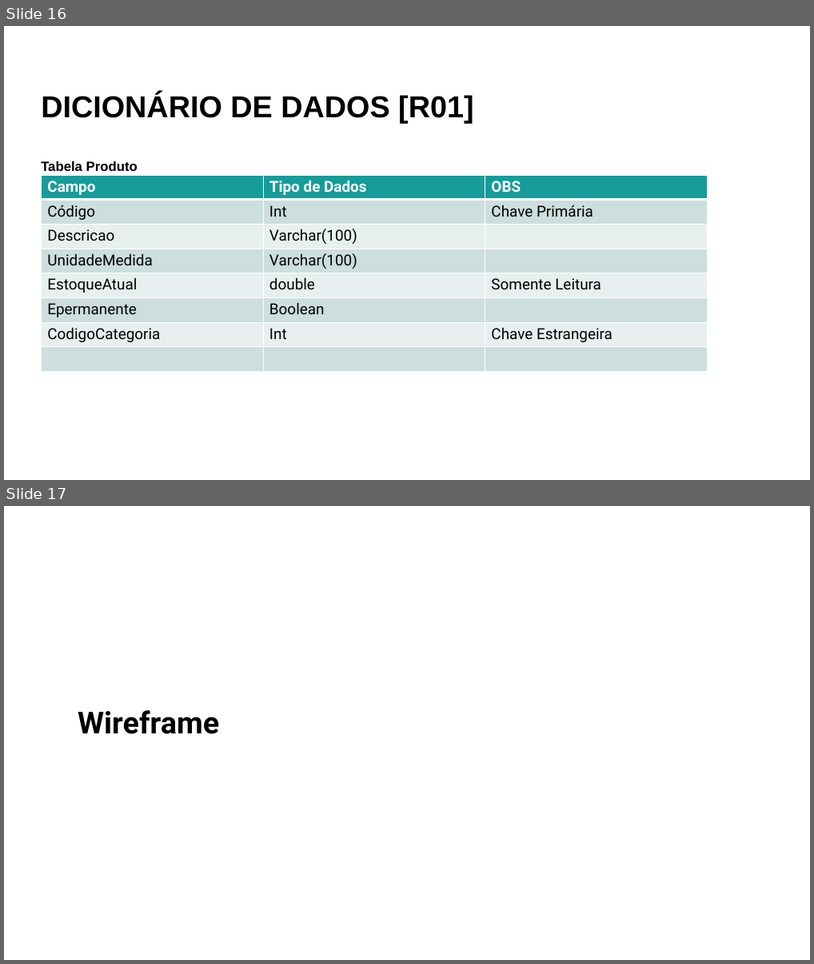
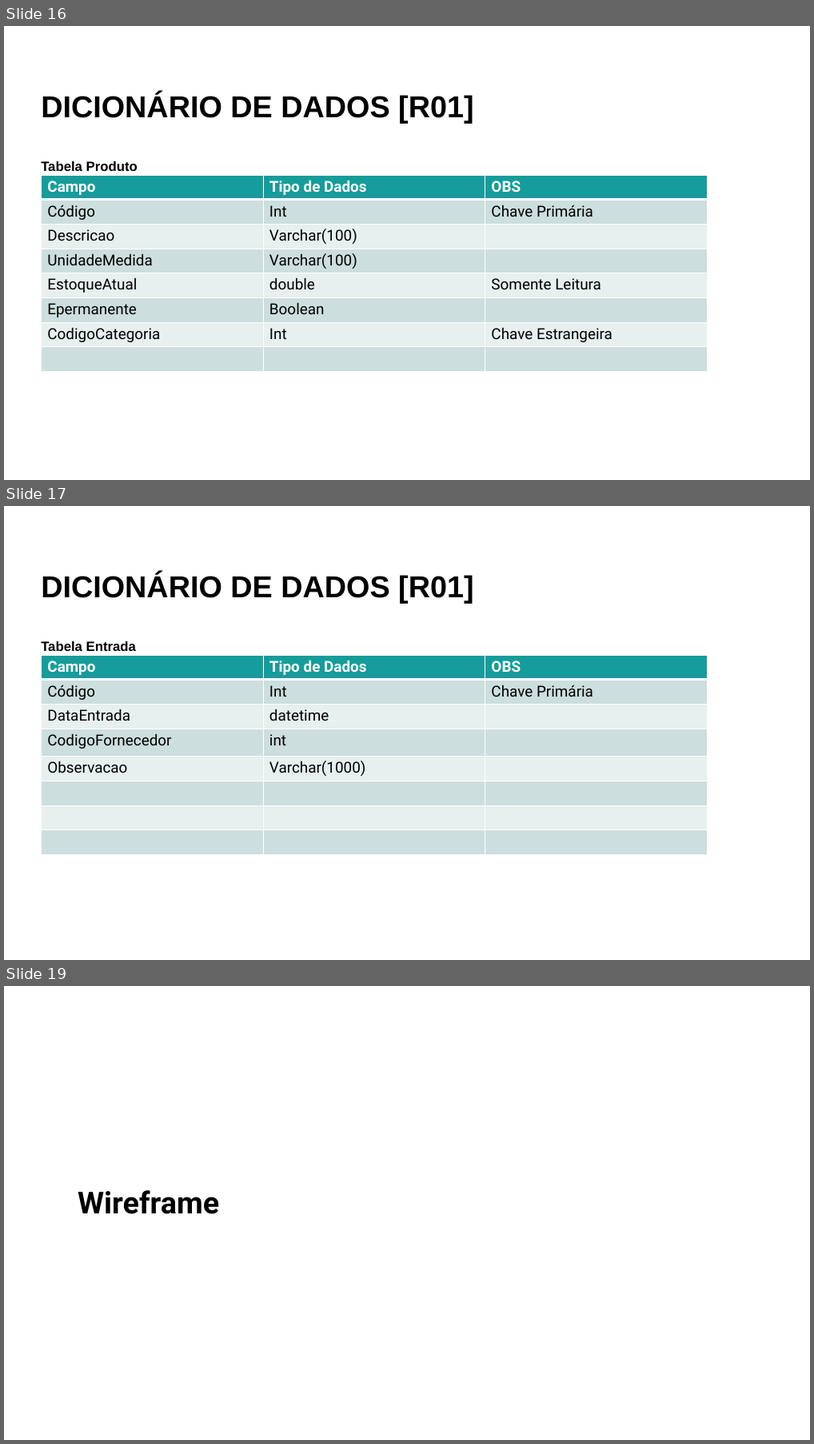
Before and after one commit to soolth/alomoxarifadoafrodite, a slide deck: Documentacao/ModelagemSistema_TemplateInicial.pptx. Shown one above the other, each under a label of ours: slides 16 and 17 before the commit, slides 16, 17 and 19 after it; the slides between them are not shown. The pictures are 814x964 and 814x1444 pixels, drawn with LibreOffice and Linux fonts; fonts in the diff are those of the drawing. Boxes give left, top, right and bottom in pixels: in the first picture for what was removed or moved away, otherwise in the second. Text is boxed around its words. In the diff, an @@ line names an element or a change of style, - is before the commit and + after.

```diff
--- a/Documentacao/ModelagemSistema_TemplateInicial.pptx
+++ b/Documentacao/ModelagemSistema_TemplateInicial.pptx
@@ slide 17 added at box(4, 506, 810, 960), background #FFFFFF @@
@@ title added at box(41, 573, 474, 603), 36 pt, text #000000, bold @@
+DICIONÁRIO DE DADOS [R01]
@@ text added at box(41, 641, 136, 651), 16 pt, text #000000, bold @@
+Tabela Entrada
@@ table added at box(42, 655, 707, 855), 8 rows, 3 columns @@
+Campo | Tipo de Dados | OBS
+Código | Int | Chave Primária
+DataEntrada | datetime | 
+CodigoFornecedor | int | 
+Observacao | Varchar(1000) | 
+ |  | 
+ |  | 
+ |  | 
@@ what was slide 17 is now slide 19 @@
```
Also in this commit, not shown: 1 slide changed, 1 other slide added.
